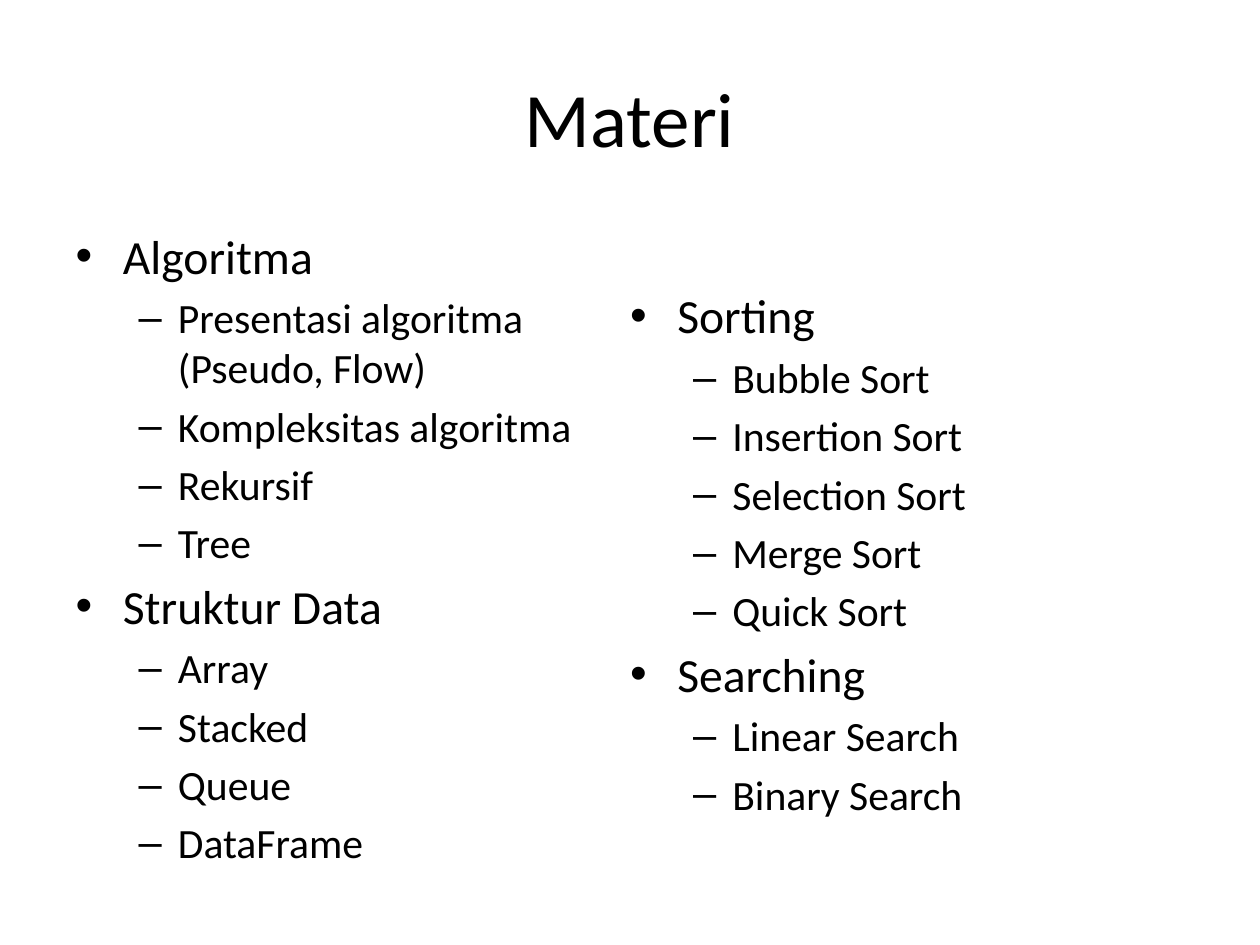
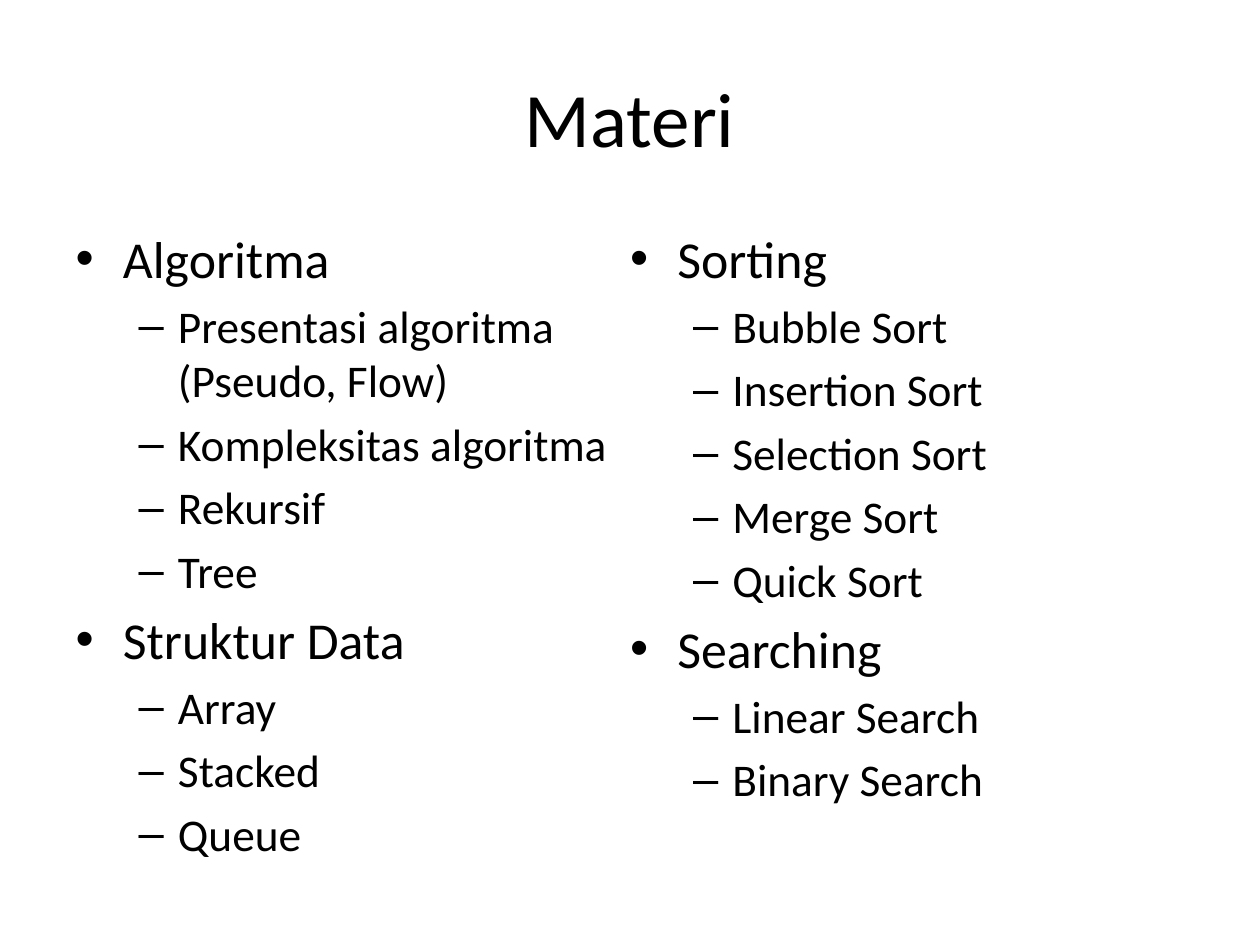
Before and after one commit to auliyanurul/kuliah, a slide deck: slide 2 of Algoritma dan Struktur Data.pptx. Drawn at 1260x945 pixels with LibreOffice and Linux fonts; fonts in the diff are those of the drawing. Boxes give left, top, right and bottom in pixels: in the first picture for what was removed or moved away, otherwise in the second. Text is boxed around its words. In the diff, an @@ line names an element or a change of style, - is before the commit and + after.

```diff
--- a/Algoritma dan Struktur Data.pptx
+++ b/Algoritma dan Struktur Data.pptx
@@ text "Algoritma" at <box>123,242,987,857</box>: size 27.2 to 29.6 pt in "Algoritma", "Struktur Data", "Sorting", "Searching"; size 23.8 to 25.9 pt in "Presentasi algoritma (Pseudo, Flow)", "Kompleksitas algoritma", "Rekursif", "Tree" and 10 more places @@
@@ text at <box>178,831,363,859</box>: paragraph removed @@
-  – DataFrame
```
